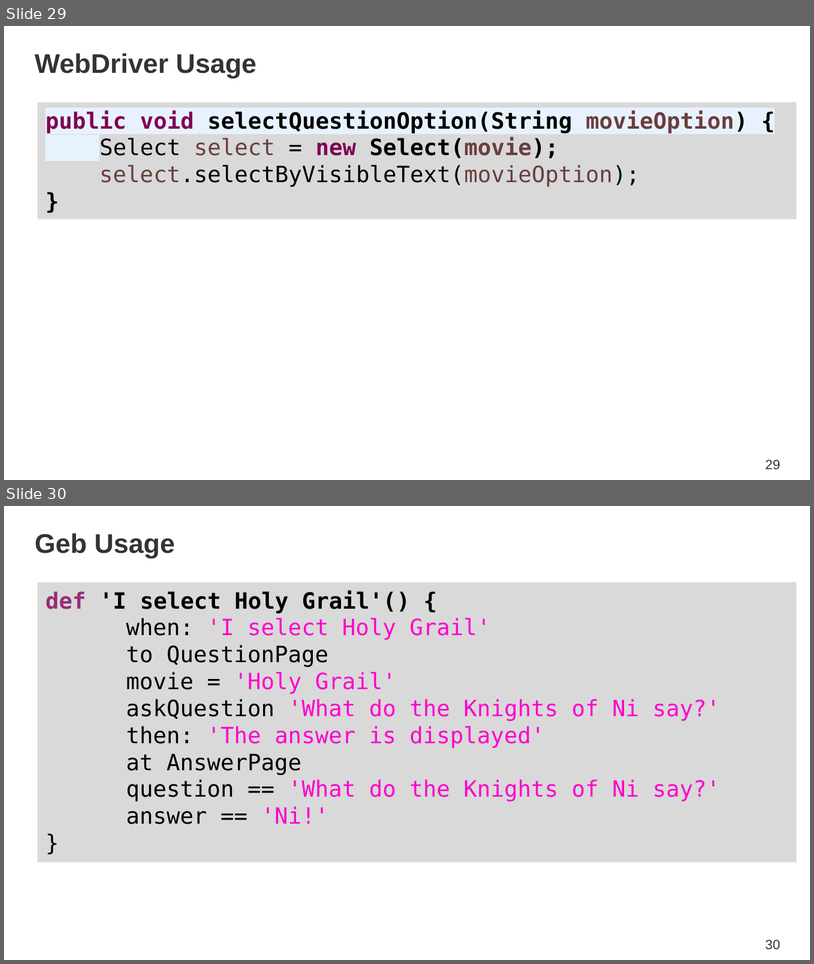
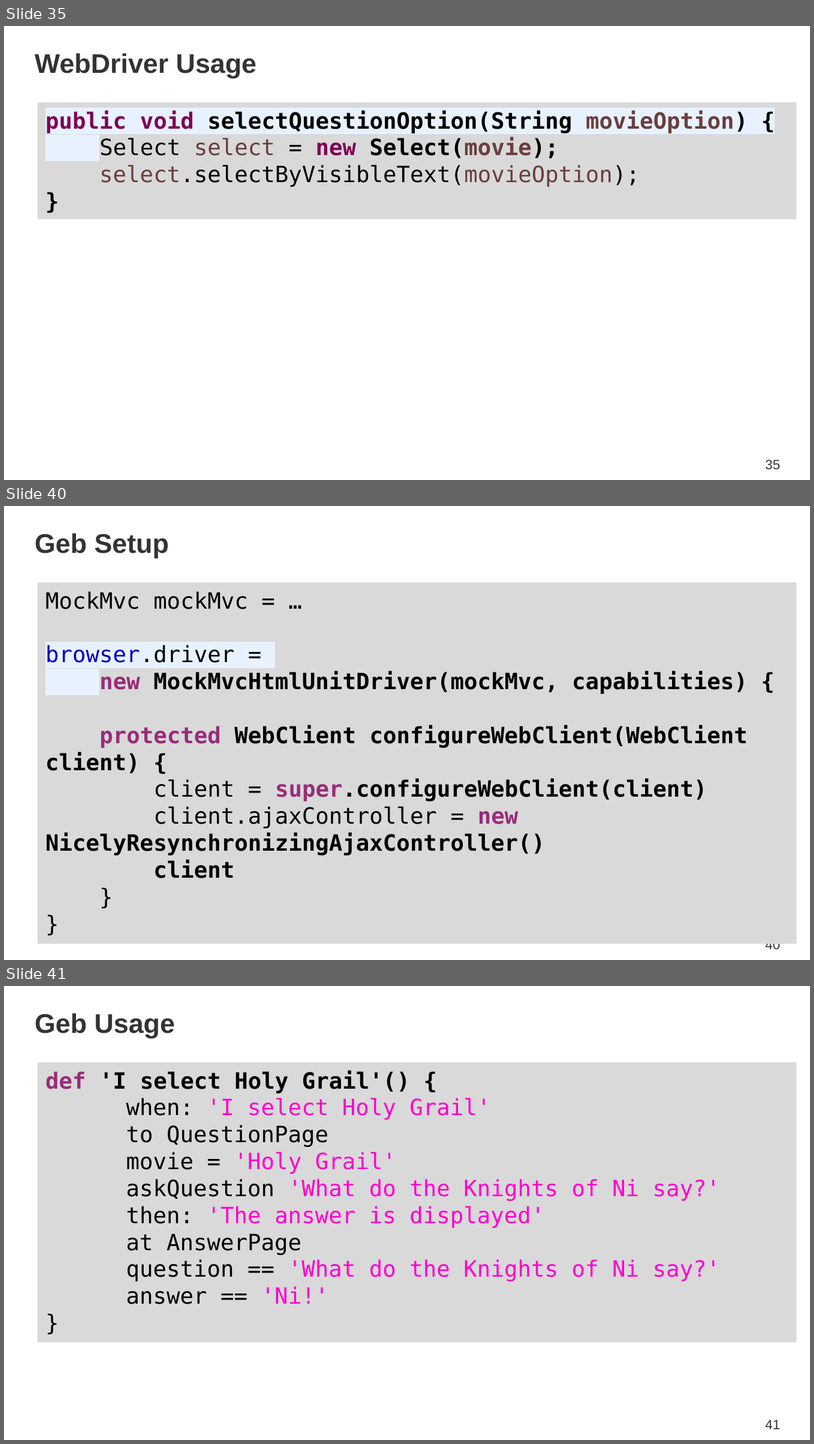
Before and after one commit to SpringOne2GX-2014/monty-python-trivia, a slide deck: SpringOne2GX_2014_HolyIntegrationTest.pptx. Shown one above the other, each under a label of ours: slides 29 and 30 before the commit, slides 35, 40 and 41 after it; the slides between them are not shown. The pictures are 814x964 and 814x1444 pixels, drawn with LibreOffice and Linux fonts; fonts in the diff are those of the drawing; background and template pictures are left out. Boxes give left, top, right and bottom in pixels: in the first picture for what was removed or moved away, otherwise in the second. Text is boxed around its words. In the diff, an @@ line names an element or a change of style, - is before the commit and + after.

```diff
--- a/SpringOne2GX_2014_HolyIntegrationTest.pptx
+++ b/SpringOne2GX_2014_HolyIntegrationTest.pptx
@@ slide 40 added at [4, 506, 810, 960], background #FFFFFF @@
@@ title added at [35, 533, 169, 558], 24 pt, text #333333, bold @@
+Geb Setup
@@ rectangle added at [38, 583, 797, 944], fill #D9D9D9, 20 pt, text #000000, bold @@
+MockMvc mockMvc = …
+browser.driver =
+new MockMvcHtmlUnitDriver(mockMvc, capabilities) {
+protected WebClient configureWebClient(WebClient client) {
+client = super.configureWebClient(client)
+client.ajaxController = new NicelyResynchronizingAjaxController()
+client
+}
+}
@@ page number added at [765, 943, 780, 949], 12 pt, text #333333 @@
+40
@@ what was slide 29 is now slide 35 @@
@@ page number at [765, 459, 780, 469]: text changed @@
-29
+35
@@ what was slide 30 is now slide 41 @@
@@ page number at [765, 1419, 780, 1429]: text changed @@
-30
+41
```
Also in this commit, not shown: 4 slides changed, 10 other slides added.
